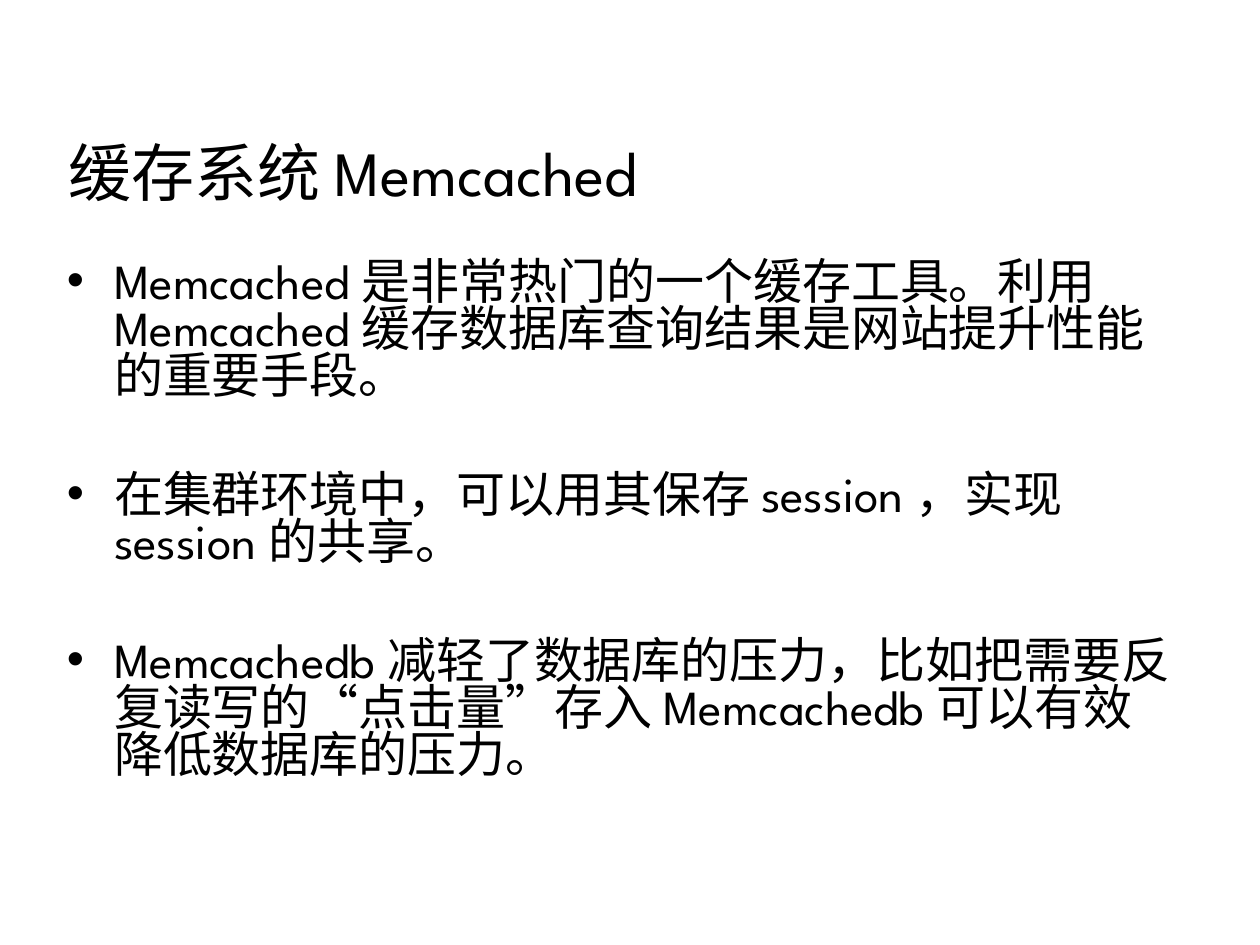
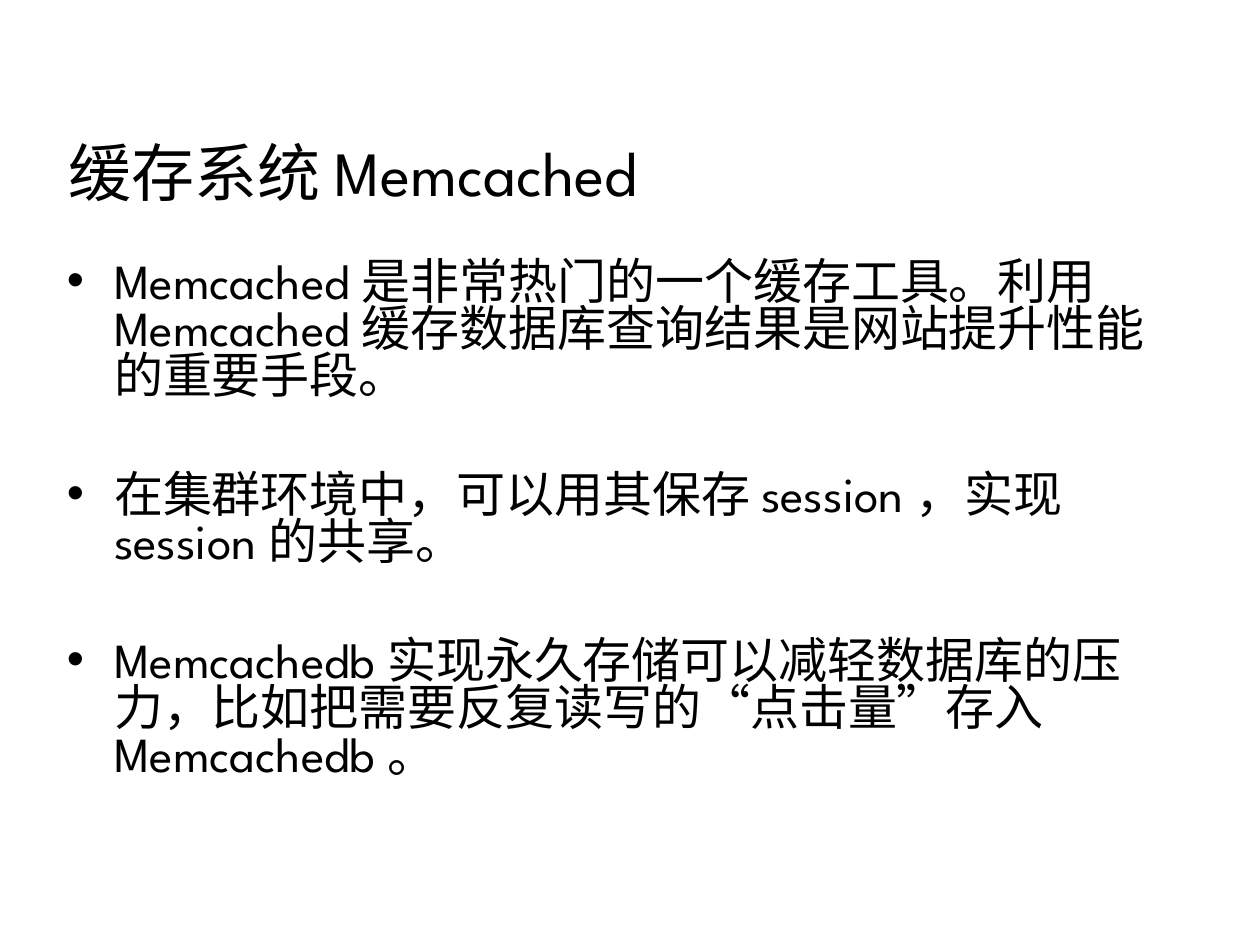
Before and after one commit to 7KjN3mHq/bluedata, a slide deck: slide 36 of system/01总览/架构/网站集群架构.ppt (slide 33 before the commit). Drawn at 1260x945 pixels with LibreOffice and Linux fonts; fonts in the diff are those of the drawing; background and template pictures are left out. Boxes give left, top, right and bottom in pixels: in the first picture for what was removed or moved away, otherwise in the second. Text is boxed around its words. In the diff, an @@ line names an element or a change of style, - is before the commit and + after.

```diff
--- a/system/01总览/架构/网站集群架构.ppt
+++ b/system/01总览/架构/网站集群架构.ppt
@@ text at bbox=[114, 636, 1121, 775]: text changed @@
-• Memcachedb 减轻了数据库的压力，比如把需要反复读写的“点击量”存入 Memcachedb 可以有效降低数据库的压力。
+• Memcachedb 实现永久存储可以减轻数据库的压力，比如把需要反复读写的“点击量”存入 Memcachedb 。
```
Also in this commit, not shown: 9 other slides changed, 4 slides added, 3 other files.
